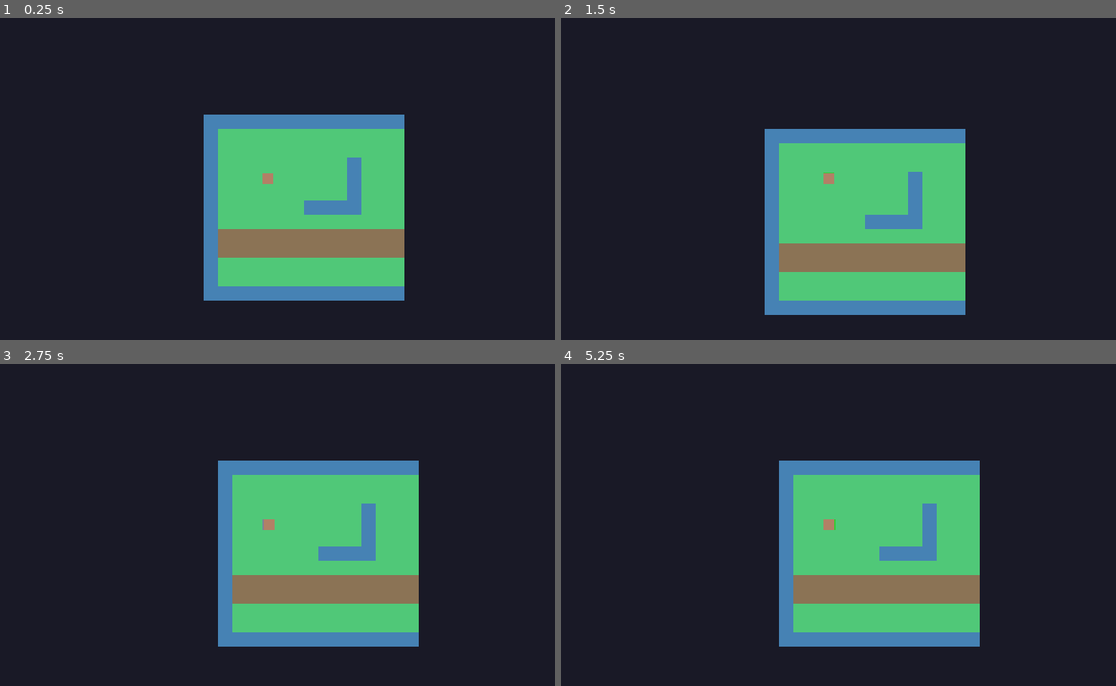
Above: before the commit, frames 1-4 (two rows, left to right).
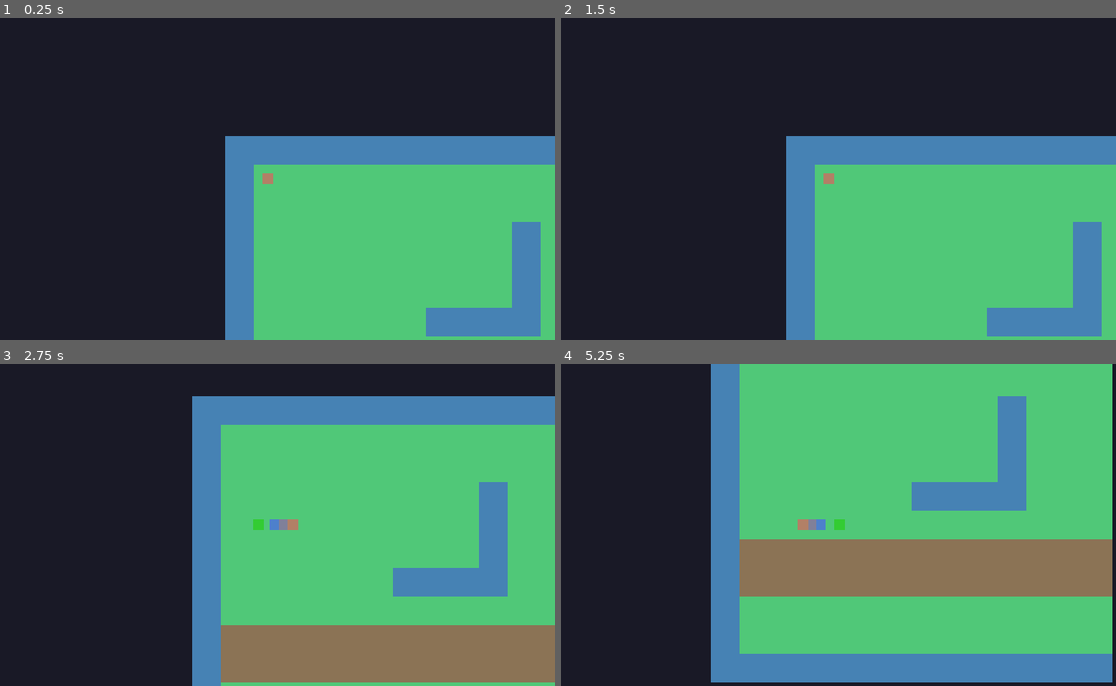
Above: after the commit, the same moments.

Repository: NobleDarkGames/thesparklingfarce
Game: Godot game, scene res://mods/_base_game/maps/test/collision_test_001.tscn
Two runs of this game, one before a commit and one after it. Both use one fixed random seed, a clock stepped at 60 frames per second and the inputs below. This scene is started directly instead of the project's main scene.
Inputs (mouse positions are in pixels of both pictures, inside the frame that each line leads up to):
- Up to frame 1 (0.25 s): no input
- Up to frame 2 (1.5 s): tap Enter (sf_confirm) at 0.5 s; move the mouse to (799, 243) at 0.52 s; hold Enter (sf_confirm) 0.53-1.28 s; hold Up (ui_up) from 0.53 s (still down); click (799, 243) at 0.67 s; move the mouse to (999, 227) at 1.27 s; tap Q at 1.35 s
- Up to frame 3 (2.75 s): tap Enter (sf_confirm) at 2 s; move the mouse to (94, 476) at 2.02 s; release Up (ui_up) at 2.03 s; hold Left (ui_left) from 2.03 s (still down); tap T at 2.1 s
- Up to frame 4 (5.25 s): move the mouse to (855, 525) at 2.77 s; tap one key every 0.75 s from 2.85 s: 1 2 3 4; click (855, 525) at 2.92 s; move the mouse to (744, 444) at 3.52 s; release Left (ui_left) at 3.53 s; hold Down (ui_down) 3.53-4.28 s; move the mouse to (955, 508) at 4.27 s; hold Right (ui_right) 4.28-5.03 s; move the mouse to (716, 541) at 5.02 s; hold Up (ui_up) from 5.03 s (still down); click (716, 541) at 5.17 s

The runs differ from the first frame. In frame 1, 35% of the frame differs, in the area x 36-100%, y 30-100%; in frame 2, 31%; in frame 3, 47%; in frame 4, 61%, in the area x 27-100%, y 0-99%.

Commit message:
fix: Standardize all tile assets to 32x32 grid size
Upscaled 11 placeholder terrain tiles from 16x16 to 32x32 using
nearest-neighbor scaling to maintain pixel art crispness. Updated
tileset configurations to properly specify tile_size and
texture_region_size, fixing the misalignment between terrain and
unit tiles in battle scenes.

- Upscaled terrain images: grass, water, dirt, sand, forest, mountain,
  wall, road, bridge, door, battle_trigger
- Updated terrain_placeholder.tres with tile_size = Vector2i(32, 32)
- Updated interaction_placeholder.tres to match
- Fixed physics collision polygons from ±8 to ±16

🖖 Generated with [Claude Code](https://claude.com/claude-code)

Co-Authored-By: Claude <noreply@anthropic.com>

Diff:
--- a/mods/_base_game/tilesets/interaction_placeholder.tres
+++ b/mods/_base_game/tilesets/interaction_placeholder.tres
@@ -5,15 +5,15 @@
 
 [sub_resource type="TileSetAtlasSource" id="TileSetAtlasSource_door"]
 texture = ExtResource("1_door")
-texture_region_size = Vector2i(16, 16)
+texture_region_size = Vector2i(32, 32)
 0:0/0 = 0
 
 [sub_resource type="TileSetAtlasSource" id="TileSetAtlasSource_battle"]
 texture = ExtResource("2_battle")
-texture_region_size = Vector2i(16, 16)
+texture_region_size = Vector2i(32, 32)
 0:0/0 = 0
 
 [resource]
-tile_size = Vector2i(16, 16)
+tile_size = Vector2i(32, 32)
 sources/0 = SubResource("TileSetAtlasSource_door")
 sources/1 = SubResource("TileSetAtlasSource_battle")
--- a/mods/_base_game/tilesets/terrain_placeholder.tres
+++ b/mods/_base_game/tilesets/terrain_placeholder.tres
@@ -12,44 +12,54 @@
 
 [sub_resource type="TileSetAtlasSource" id="TileSetAtlasSource_grass"]
 texture = ExtResource("1_grass")
+texture_region_size = Vector2i(32, 32)
 0:0/0 = 0
 
 [sub_resource type="TileSetAtlasSource" id="TileSetAtlasSource_wall"]
 texture = ExtResource("2_wall")
+texture_region_size = Vector2i(32, 32)
 0:0/0 = 0
-0:0/0/physics_layer_0/polygon_0/points = PackedVector2Array(-8, -8, 8, -8, 8, 8, -8, 8)
+0:0/0/physics_layer_0/polygon_0/points = PackedVector2Array(-16, -16, 16, -16, 16, 16, -16, 16)
 
 [sub_resource type="TileSetAtlasSource" id="TileSetAtlasSource_water"]
 texture = ExtResource("3_water")
+texture_region_size = Vector2i(32, 32)
 0:0/0 = 0
-0:0/0/physics_layer_0/polygon_0/points = PackedVector2Array(-8, -8, 8, -8, 8, 8, -8, 8)
+0:0/0/physics_layer_0/polygon_0/points = PackedVector2Array(-16, -16, 16, -16, 16, 16, -16, 16)
 
 [sub_resource type="TileSetAtlasSource" id="TileSetAtlasSource_road"]
 texture = ExtResource("4_road")
+texture_region_size = Vector2i(32, 32)
 0:0/0 = 0
 
 [sub_resource type="TileSetAtlasSource" id="TileSetAtlasSource_forest"]
 texture = ExtResource("5_forest")
+texture_region_size = Vector2i(32, 32)
 0:0/0 = 0
 
 [sub_resource type="TileSetAtlasSource" id="TileSetAtlasSource_mountain"]
 texture = ExtResource("6_mountain")
+texture_region_size = Vector2i(32, 32)
 0:0/0 = 0
-0:0/0/physics_layer_0/polygon_0/points = PackedVector2Array(-8, -8, 8, -8, 8, 8, -8, 8)
+0:0/0/physics_layer_0/polygon_0/points = PackedVector2Array(-16, -16, 16, -16, 16, 16, -16, 16)
 
 [sub_resource type="TileSetAtlasSource" id="TileSetAtlasSource_sand"]
 texture = ExtResource("7_sand")
+texture_region_size = Vector2i(32, 32)
 0:0/0 = 0
 
 [sub_resource type="TileSetAtlasSource" id="TileSetAtlasSource_bridge"]
 texture = ExtResource("8_bridge")
+texture_region_size = Vector2i(32, 32)
 0:0/0 = 0
 
 [sub_resource type="TileSetAtlasSource" id="TileSetAtlasSource_dirt"]
 texture = ExtResource("9_dirt")
+texture_region_size = Vector2i(32, 32)
 0:0/0 = 0
 
 [resource]
+tile_size = Vector2i(32, 32)
 physics_layer_0/collision_layer = 1
 sources/0 = SubResource("TileSetAtlasSource_grass")
 sources/1 = SubResource("TileSetAtlasSource_wall")
Binary file changed: mods/_base_game/art/tilesets/placeholder/battle_trigger.png
Binary file changed: mods/_base_game/art/tilesets/placeholder/bridge.png
Binary file changed: mods/_base_game/art/tilesets/placeholder/dirt.png
Binary file changed: mods/_base_game/art/tilesets/placeholder/door.png
Binary file changed: mods/_base_game/art/tilesets/placeholder/forest.png
Binary file changed: mods/_base_game/art/tilesets/placeholder/grass.png
Binary file changed: mods/_base_game/art/tilesets/placeholder/mountain.png
Binary file changed: mods/_base_game/art/tilesets/placeholder/road.png
Binary file changed: mods/_base_game/art/tilesets/placeholder/sand.png
Binary file changed: mods/_base_game/art/tilesets/placeholder/wall.png
Binary file changed: mods/_base_game/art/tilesets/placeholder/water.png
